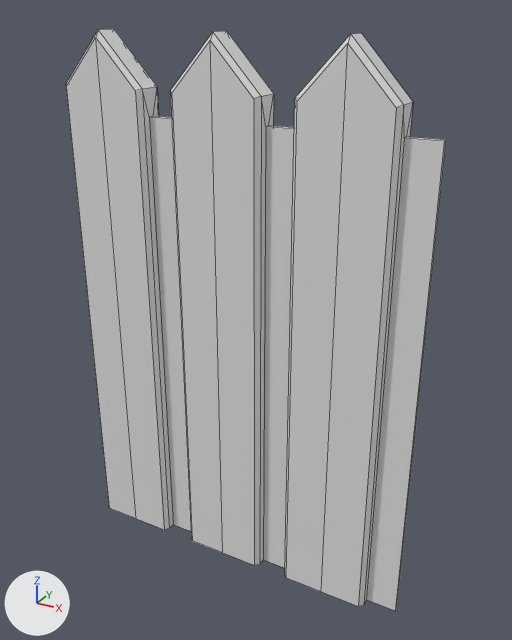
Two versions of the FBX model Assets/Mesh/mesh_Rembarde.fbx, one commit apart.
Both versions are drawn from a camera (50 mm lens) standing at (1.85, -2.21, 2.27) and looking at (0.6, 0.05, 1.14). Lighting does not change. The marker at lower left points along +X, +Y and +Z. Mesh edges are drawn as thin lines. Vertices at the same position are counted once.
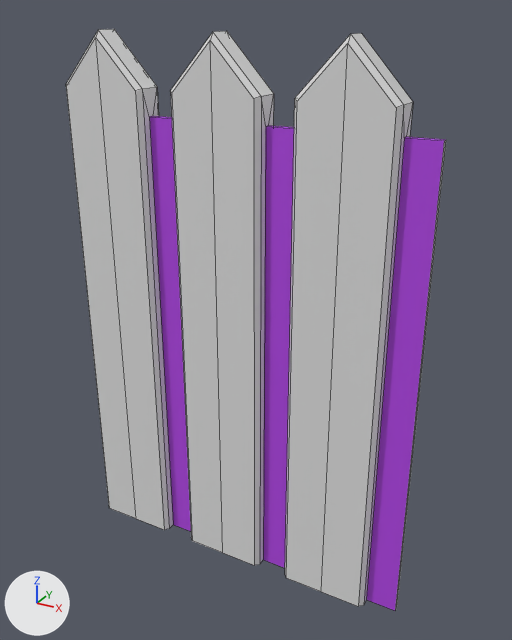
Edits to the bpy script that builds the scene:
```text
Add mat_material_001:
    mat_material_001 = principled_material('Material.001')
    mat_material_001.base_color = (0.455, 0.0611, 0.8)  # purple #b446e7
Change me_cube:
    where me_cube.from_pydata(...)  # 90 vertices, 69 faces; spans x 0.0..1.47, y -0.13..0.0, z 0.0..2.2
    used by ob_cube; location = (-0.183, 0.063, 0.0)
    me_cube part 1: all 10 faces centred in x 0.43..1.41, y -0.08..-0.05, z 0.0..1.9 switch from mat_glossy (light grey #e2e2e2) to mat_material_001 (purple #b446e7)
```

Where the change shows, as pixel boxes [x1, y1, x2, y2] in the pictures (512 x 640 px):
part 1 of me_cube, recoloured (grey to purple): [149, 116, 445, 611] in both
